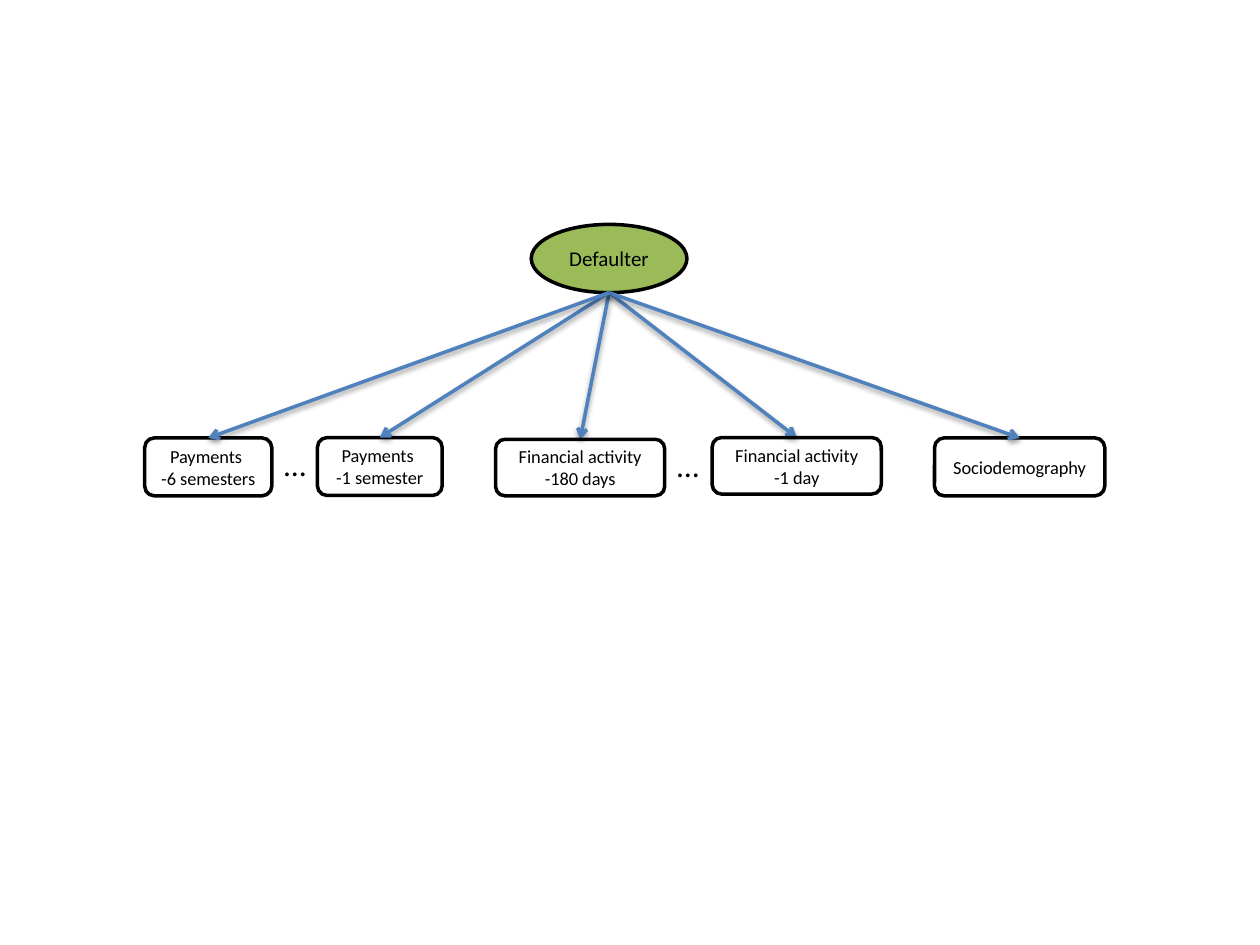
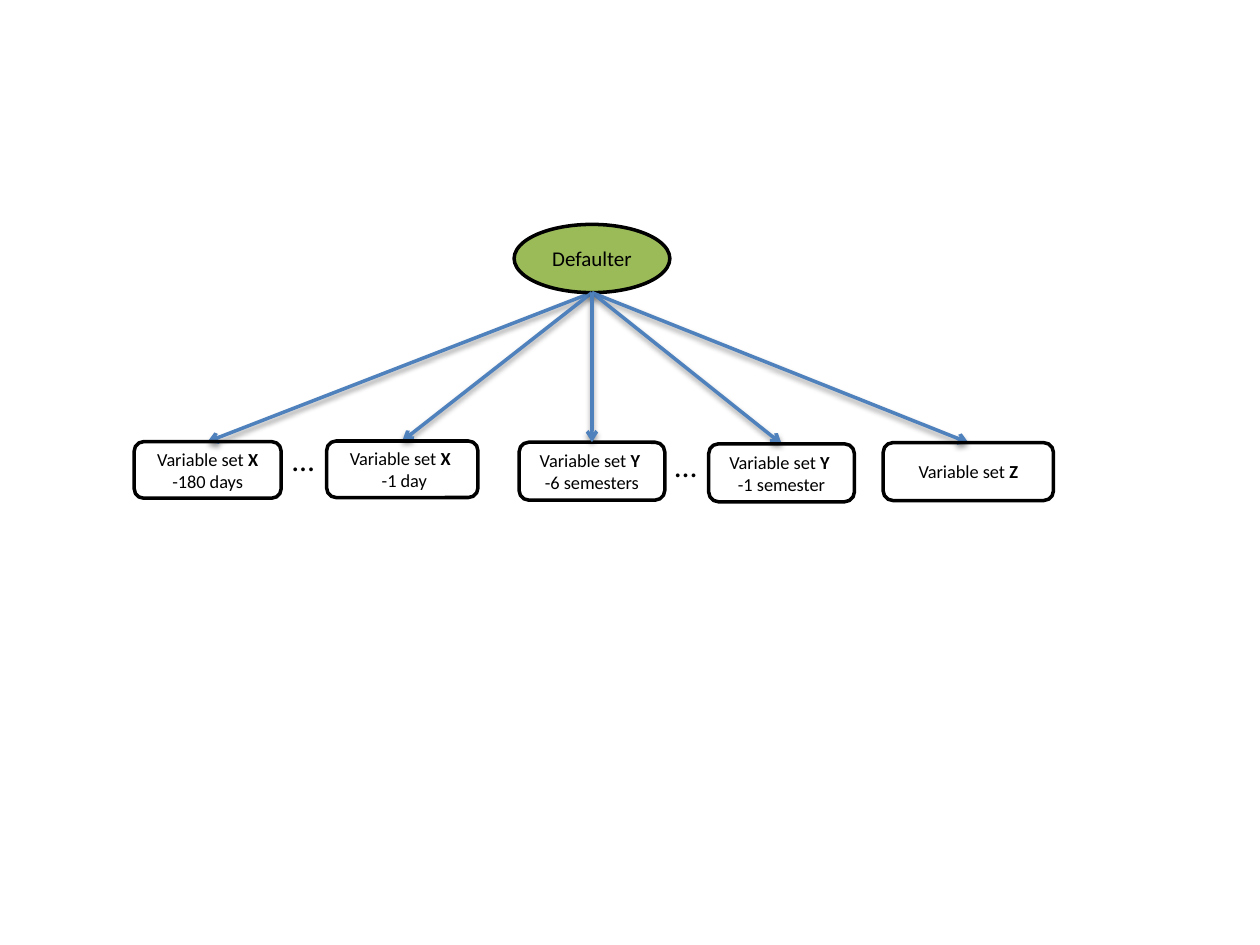
Before and after one commit to amidst/toolbox, a slide deck: slide 1 of doc/D2.1_AMIDSTModelingFramework/figures/CajaMarModelsBucket.pptx. Drawn at 1260x945 pixels with LibreOffice and Linux fonts; fonts in the diff are those of the drawing. Boxes give left, top, right and bottom in pixels: in the first picture for what was removed or moved away, otherwise in the second. Text is boxed around its words. In the diff, an @@ line names an element or a change of style, - is before the commit and + after.

```diff
--- a/doc/D2.1_AMIDSTModelingFramework/figures/CajaMarModelsBucket.pptx
+++ b/doc/D2.1_AMIDSTModelingFramework/figures/CajaMarModelsBucket.pptx
@@ ellipse "Defaulter": place and size @@
-ellipse "Defaulter" at bbox=[532, 224, 688, 292]
+ellipse "Defaulter" at bbox=[514, 224, 670, 292]
@@ arrow moved from (609, 292) - (208, 438) to (592, 292) - (208, 442) @@
@@ arrow moved from (609, 292) - (796, 437) to (592, 292) - (402, 441) @@
@@ arrow moved from (609, 292) - (1019, 438) to (592, 292) - (969, 442) @@
@@ arrow moved from (609, 292) - (379, 437) to (592, 292) - (781, 444) @@
@@ arrow moved from (609, 292) - (580, 440) to (592, 292) - (592, 442) @@
@@ rounded rectangle "Variable set X -180 days": place and size @@
-rounded rectangle "Variable set X -180 days" at bbox=[495, 440, 664, 496]
+rounded rectangle "Variable set X -180 days" at bbox=[134, 442, 281, 499]
@@ text "…": place and size @@
-text "…" at bbox=[272, 440, 320, 490]
+text "…" at bbox=[280, 433, 328, 484]
@@ rounded rectangle removed at bbox=[318, 437, 442, 495] @@
-Payments
--1 semester
@@ rounded rectangle "Variable set X": place and size @@
-rounded rectangle "Variable set X" at bbox=[712, 437, 881, 494]
+rounded rectangle "Variable set X" at bbox=[326, 441, 478, 498]
@@ rounded rectangle "Variable set Y": place and size @@
-rounded rectangle "Variable set Y" at bbox=[145, 438, 272, 496]
+rounded rectangle "Variable set Y" at bbox=[519, 442, 665, 500]
@@ rounded rectangle added at bbox=[709, 444, 856, 501], outline #000000 2 pt, 10.5 pt, text #000000 @@
+Variable set Y
+-1 semester
@@ rounded rectangle "Variable set Z": place and size @@
-rounded rectangle "Variable set Z" at bbox=[935, 438, 1105, 496]
+rounded rectangle "Variable set Z" at bbox=[883, 442, 1053, 500]
@@ text in rounded rectangle at bbox=[157, 453, 258, 491]: text changed @@
-Financial activity -180 days
+Variable set X -180 days
@@ text in rounded rectangle at bbox=[350, 452, 451, 490]: text changed @@
-Financial activity -1 day
+Variable set X
+-1 day
@@ text in rounded rectangle at bbox=[540, 454, 641, 467]: text changed @@
-Payments
+Variable set Y
@@ text in rounded rectangle at bbox=[919, 465, 1018, 478]: text changed @@
-Sociodemography
+Variable set Z
```
Also in this commit, not shown: 2 other slides changed, 4 other files.
